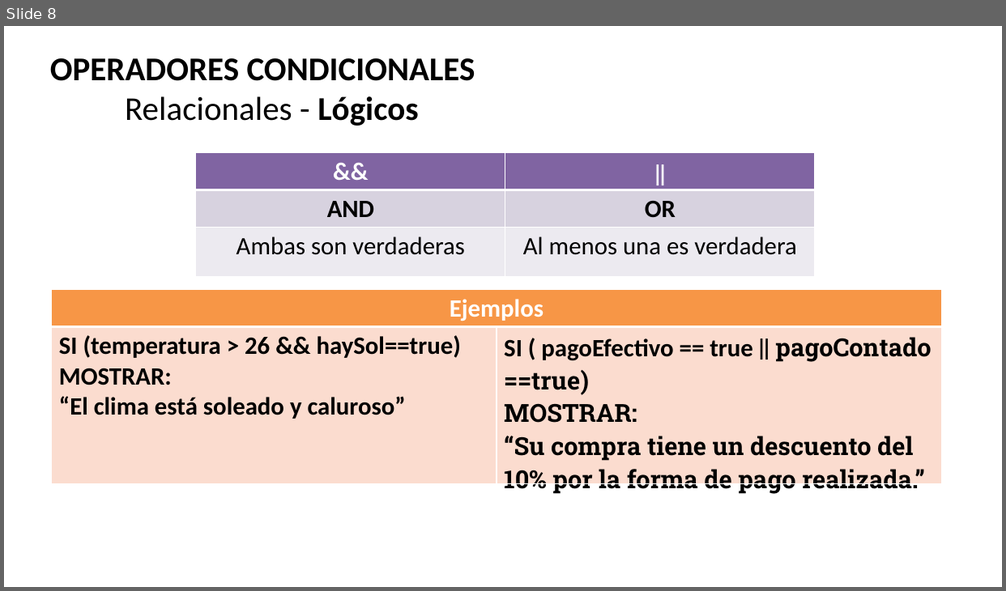
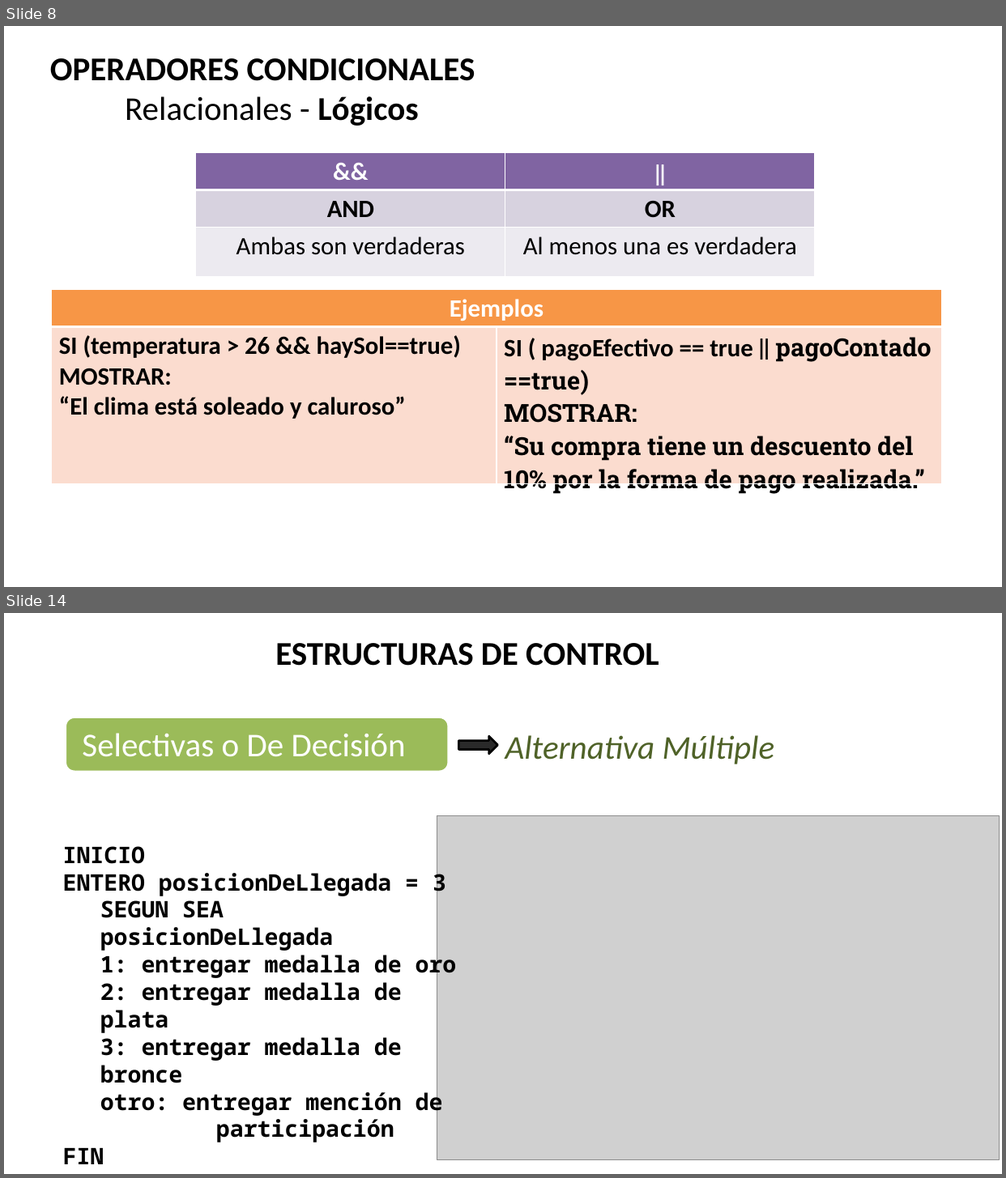
Before and after one commit to 111milprogramadoresLujan/Primer-Ciclo, a slide deck: Elementos de un Programa.pptx. Shown one above the other, each under a label of ours: slide 8 before the commit, slides 8 and 14 after it; the slides between them are not shown. The pictures are 1006x591 and 1006x1178 pixels, drawn with LibreOffice and Linux fonts; fonts in the diff are those of the drawing; grey boxes stand for pictures; background and template pictures are left out. Boxes give left, top, right and bottom in pixels: in the first picture for what was removed or moved away, otherwise in the second. Text is boxed around its words. In the diff, an @@ line names an element or a change of style, - is before the commit and + after.

```diff
--- a/Elementos de un Programa.pptx
+++ b/Elementos de un Programa.pptx
@@ slide 14 added at [4,613,1002,1174], background #FFFFFF @@
@@ text added at [275,643,658,666], 32 pt, text #000000, bold @@
+ESTRUCTURAS DE CONTROL
@@ rounded rectangle added at [66,717,449,772], fill #9BBB59, outline #FFFFFF 2 pt @@
@@ text added at [82,733,406,757], 32 pt, text #FFFFFF @@
+Selectivas o De Decisión
@@ left arrow added at [459,736,498,755], fill #2A2A2A, outline #000000 2 pt @@
@@ text added at [505,735,775,764], 32 pt, text #4F6228, italic @@
+Alternativa Múltiple
@@ picture added at [437,815,999,1161] @@
@@ text added at [63,846,457,1116], 22 pt, text #000000, bold @@
+INICIO
+ENTERO posicionDeLlegada = 3
+  SEGUN SEA posicionDeLlegada
+  1: entregar medalla de oro
+  2: entregar medalla de plata
+  3: entregar medalla de bronce
+  otro: entregar mención de participación
+FIN
```
Also in this commit, not shown: 5 other slides added.
